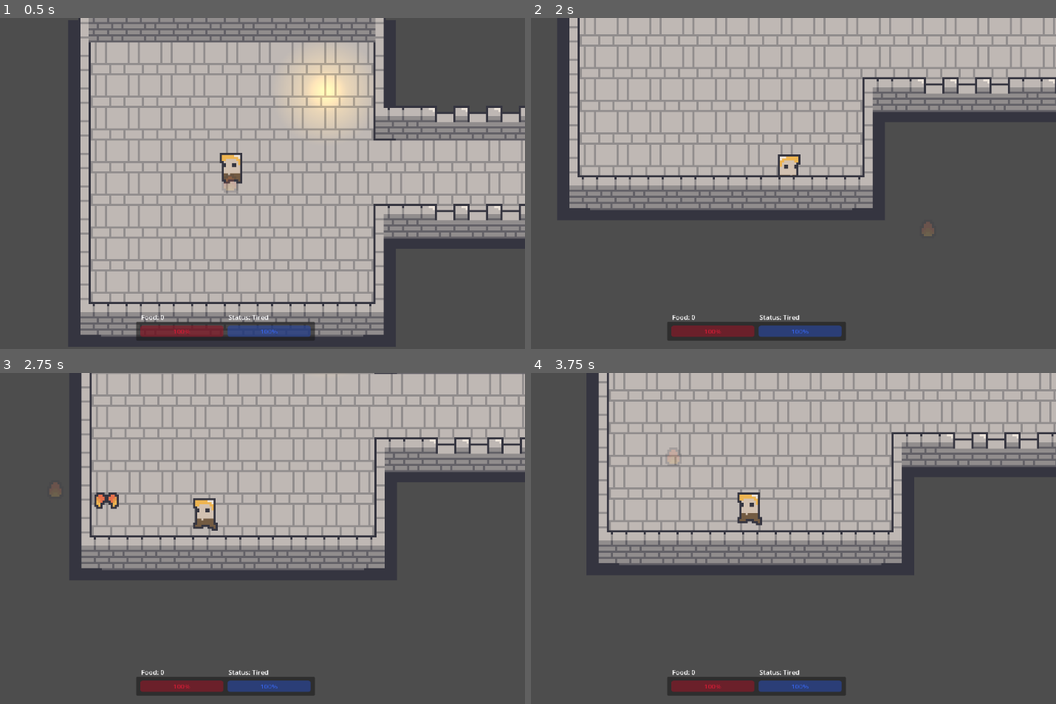
Above: before the commit, frames 1-4 (two rows, left to right).
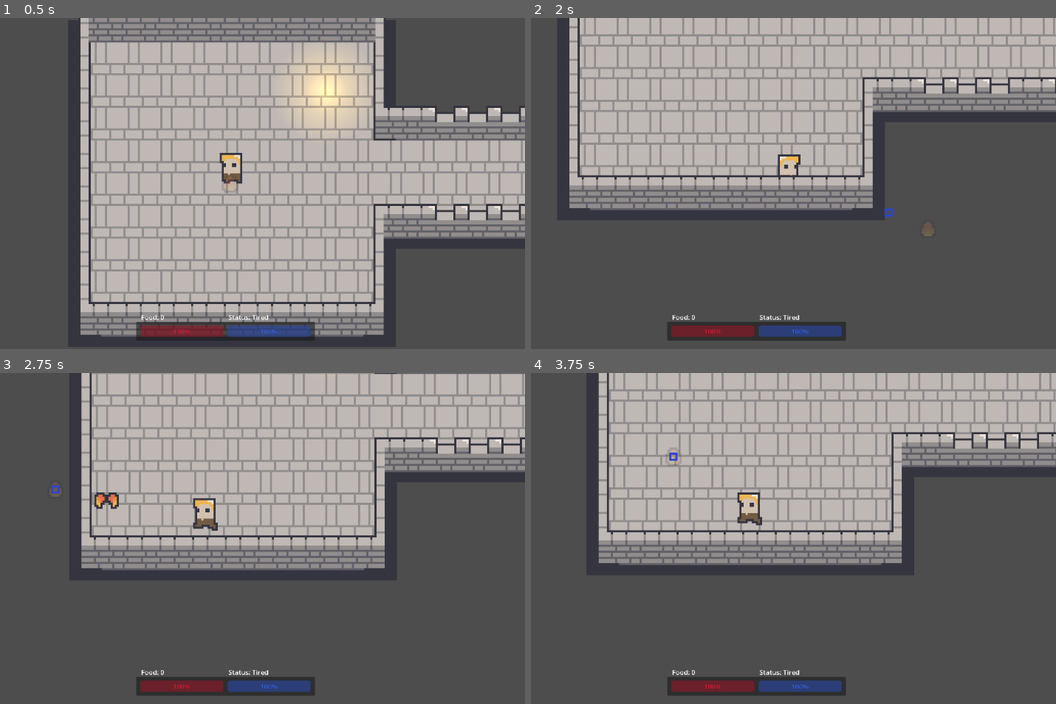
Above: after the commit, the same moments.

Repository: qmarsala/DeliciousDungeon
Game: Godot game, scene res://scenes/levels/dungeon.tscn
Same seed, same stepped clock (60 frames per second), same inputs: the game is played once before the commit and once after it. This scene is started directly instead of the project's main scene.
Inputs (mouse positions are in pixels of both pictures, inside the frame that each line leads up to):
- Up to frame 1 (0.5 s): no input
- Up to frame 2 (2 s): move the mouse to (730, 249) at 0.52 s; press the mouse at (730, 249) at 0.53 s; move the mouse to (940, 233) at 1.27 s; release the mouse at (940, 233) at 1.28 s; tap Q (basic_attack) at 1.35 s; click (940, 233) at 1.55 s
- Up to frame 3 (2.75 s): move the mouse to (52, 488) at 2.02 s; press the mouse at (52, 488) at 2.03 s; tap W (heavy_attack) at 2.1 s
- Up to frame 4 (3.75 s): move the mouse to (788, 538) at 2.77 s; release the mouse at (788, 538) at 2.78 s; tap E (interact) at 2.85 s; click (788, 538) at 3.05 s; move the mouse to (672, 455) at 3.52 s; press the mouse at (672, 455) at 3.53 s

Frame 1 is identical in both runs. In frame 2, less than 0.1% of the frame differs, in the area x 67-69%, y 57-61%; in frame 3, less than 0.1%; in frame 4, less than 0.1%.

Commit message:
add placeholder 'move indicator'

Diff:
--- a/src/assets/scripts/player.gd
+++ b/src/assets/scripts/player.gd
@@ -14,6 +14,7 @@
 #todo: use 'pickup' to get a weapon that enables these attacks
 @onready var magic_attack: MagicAttack = $MagicAttack
 @onready var magic_attack_indicator: Sprite2D = $MagicAttackIndicator
+@onready var move_destination_indicator: Sprite2D = $MoveIndicator
 @onready var rest_timer: Timer = $RestTimer
 
 var rest_is_cooldown = false
@@ -38,6 +39,7 @@
 	#todo: move this to ui layer?
 	var magic_attack_pos = get_magic_attack_location()
 	magic_attack_indicator.global_position = magic_attack_pos
+	move_destination_indicator.global_position = move_target
 
 func handle_interact_action() -> void:
 	#todo: this will be more than just opening a door
@@ -56,9 +58,11 @@
 	var mouse_pos = get_global_mouse_position()
 	if Input.is_action_pressed("move"):
 		move_target = mouse_pos
+		move_destination_indicator.show()
 	if global_position.distance_to(move_target) < 10:
 		move_target = global_position
 		velocity = Vector2.ZERO
+		move_destination_indicator.hide()
 	else:
 		velocity = global_position.direction_to(move_target).normalized() * SPEED
 
--- a/src/scenes/player.tscn
+++ b/src/scenes/player.tscn
@@ -7,6 +7,7 @@
 [ext_resource type="PackedScene" uid="uid://ckf187c4wqwck" path="res://scenes/components/movement_component.tscn" id="3_fvtna"]
 [ext_resource type="Resource" uid="uid://chw5576wg47v4" path="res://assets/data/conflagrate.tres" id="6_8gct0"]
 [ext_resource type="Texture2D" uid="uid://cdk267i0i80jy" path="res://assets/sprites/dungeon/fire_.png" id="7_kg3fl"]
+[ext_resource type="Texture2D" uid="uid://bp0ujgfwrrxai" path="res://assets/sprites/camelot/merlin_.png" id="8_t1qvo"]
 
 [sub_resource type="CapsuleShape2D" id="CapsuleShape2D_kh2an"]
 radius = 4.0
@@ -220,6 +221,14 @@
 texture = ExtResource("7_kg3fl")
 region_enabled = true
 region_rect = Rect2(20, 19, 8, 9)
+
+[node name="MoveIndicator" type="Sprite2D" parent="."]
+modulate = Color(0.184314, 0.305882, 0.945098, 1)
+z_index = 100
+scale = Vector2(0.5, 0.5)
+texture = ExtResource("8_t1qvo")
+region_enabled = true
+region_rect = Rect2(76, 175, 8, 8)
 
 [connection signal="HealthDepleted" from="HealthComponent" to="." method="_on_health_depleted"]
 [connection signal="ranged_attack" from="MagicAttack" to="." method="_on_magic_attack"]
Not shown: 1 places in src/scenes/player.tscn that only renumber resources
